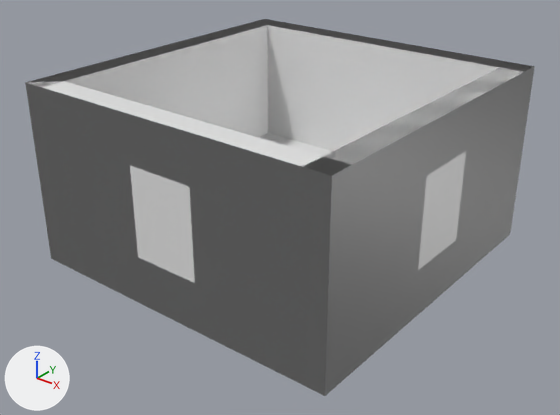
An edit to the Blender file Assets/Props/Mesh/dungeonpreset.blend, drawn before and after from the same camera.
Camera for both pictures: a camera (50 mm lens) standing at (6.87, -8.79, 3.82) and looking at (0.09, -0.3, -1.44). Arrows for +X, +Y and +Z are at lower left; the lights stay in place.

In view in the first picture: 'Cube', 'EastWall', 'EastWallPlug', 'EastwallDoorway', 'NorthWallDoorway', 'Northwall', 'NorthwallPlug', 'SouthWalDoorway', 'SouthWall', 'WestWall', 'WestWallDoorway', 'WestWallPlug'.
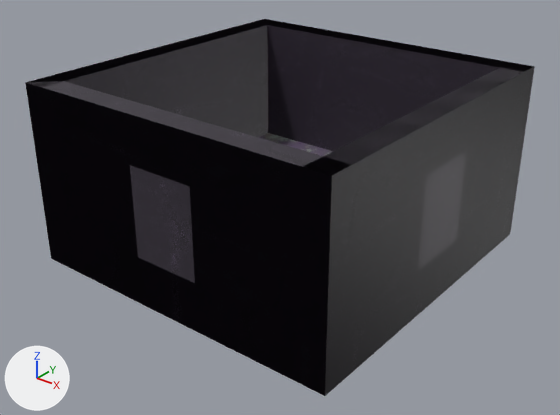
Location of each change, [x1, y1, x2, y2] in pixels of the pictures (560 x 415 px):
'SouthWalDoorway', surface changed, recoloured (grey to black): [25, 81, 332, 396] in both
'SouthWall', surface changed, recoloured (grey to black): [26, 81, 332, 396] in both
'EastwallDoorway', surface changed (grey to black): [324, 67, 535, 396] in both
'EastWall', surface changed, recoloured: [324, 66, 534, 396] in both
'Northwall', surface changed, recoloured (grey to black): [266, 19, 532, 151] in both
'WestWall', surface changed, recoloured (grey to black): [65, 25, 268, 137] in both
'WestWallDoorway', surface changed, recoloured (grey to black): [31, 19, 268, 82] in both
'Cube', surface changed: [259, 133, 333, 156] in both
'SouthWallplug', surface changed: [26, 81, 330, 174] in both
'WestWallPlug', surface changed: [29, 19, 267, 82] in both
'EastWallPlug', surface changed: [327, 66, 535, 175] in both
'NorthwallPlug', surface changed: [265, 19, 533, 68] in both
part 1 of me_cube_001, surface changed (grey to black): before [327, 67, 535, 342]; after [324, 67, 535, 396]

The change in detail:
Picture 'HollWall.png' (img_hollwall_png) is new.
Picture 'MuckWall.png' (img_muckwall_png) is new.
In material 'Material' (mat_material), base_color is no longer (0.8, 0.8, 0.8), white #e7e7e7.
In material 'Material' (mat_material), texture is now set to img_muckwall_png.
Material 'Material.001' (mat_material_001) is new.
Its texture is img_hollwall_png.
me_cube_001 has 18 vertices, 14 faces and spans x 2.28..2.67, y -2.67..2.67, z -2.28..0.6.
me_cube_001 is used by ob_eastwalldoorway; location (0.0, 0.0, 0.0).
me_cube_001 part 1: texture (UV) coordinates of 12 of 14 faces, centred in x 2.28..2.67, y -1.61..1.61, z -1.9..0.6, changed; they spanned u 0.38..0.64, v 0.5..0.75 and now span u -0.17..1.04, v -0.31..1.3.
me_cube_003 has 10 vertices, 4 faces and spans x -2.67..-2.28, y -2.67..2.67, z -2.28..0.6.
me_cube_003 no longer uses material mat_material (white #e7e7e7).
me_cube_003 now uses material mat_material_001 (picture img_hollwall_png).
me_cube_005 has 10 vertices, 4 faces and spans x 2.28..2.67, y -2.67..2.67, z -2.28..0.6.
me_cube_005 no longer uses material mat_material (white #e7e7e7).
me_cube_005 now uses material mat_material_001 (picture img_hollwall_png).
me_cube_006 has 18 vertices, 14 faces and spans x -2.67..2.67, y -2.67..-2.28, z -2.28..0.6.
me_cube_006 no longer uses material mat_material (white #e7e7e7).
me_cube_006 now uses material mat_material_001 (picture img_hollwall_png).
me_cube_008 has 10 vertices, 4 faces and spans x -2.67..2.67, y 2.28..2.67, z -2.28..0.6.
me_cube_008 no longer uses material mat_material (white #e7e7e7).
me_cube_008 now uses material mat_material_001 (picture img_hollwall_png).
me_cube_009 has 10 vertices, 4 faces and spans x -2.67..2.67, y -2.67..-2.28, z -2.28..0.6.
me_cube_009 no longer uses material mat_material (white #e7e7e7).
me_cube_009 now uses material mat_material_001 (picture img_hollwall_png).
me_cube_014 has 18 vertices, 14 faces and spans x -2.67..-2.28, y -2.67..2.67, z -2.28..0.6.
me_cube_014 no longer uses material mat_material (white #e7e7e7).
me_cube_014 now uses material mat_material_001 (picture img_hollwall_png).
